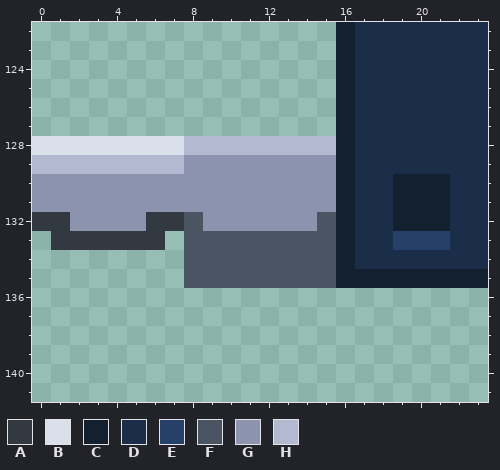
Pixel-art file: assets/tilesheet.aseprite. That is the earlier state.
128x448 pixels, 1 frame. Shown: x 0..23, y 122..141. The commit also changed other parts of the picture, which this record leaves out.
Visible layers, top first: "Layer 1" multiply, "Flattened".
Palette (. is transparent): A #333941  B #dae0ea  C #122030  D #1a2e49  E #264169  F #4a5462  G #8b93af  H #b3b9d1
Pixels before, first column x 0:
122 ................CDDDDDDD
123 ................CDDDDDDD
124 ................CDDDDDDD
125 ................CDDDDDDD
126 ................CDDDDDDD
127 ................CDDDDDDD
128 BBBBBBBBHHHHHHHHCDDDDDDD
129 HHHHHHHHGGGGGGGGCDDDDDDD
130 GGGGGGGGGGGGGGGGCDDCCCDD
131 GGGGGGGGGGGGGGGGCDDCCCDD
132 AAGGGGAAFGGGGGGFCDDCCCDD
133 .AAAAAA.FFFFFFFFCDDEEEDD
134 ........FFFFFFFFCDDDDDDD
135 ........FFFFFFFFCCCCCCCC
After:
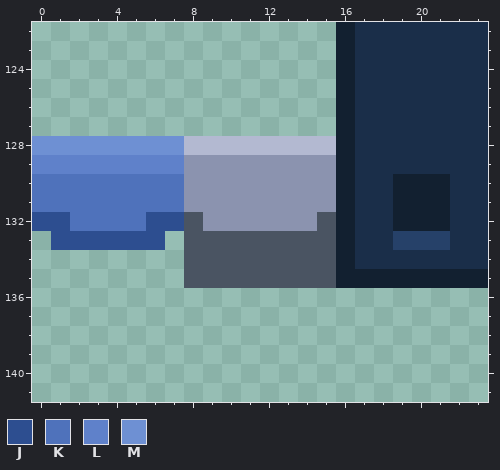
Colours new in this view: J #2d4e90  K #4f72bb  L #5f81ca  M #6e90d3
Edits made:
Layer "Flattened":
The author changed colour A to colour J in row 132 at x 0 to 1 and 6 to 7; in row 133 at x 1 to 6.
The author changed colour G to colour K in rows 130 to 131 at x 0 to 7; in row 132 at x 2 to 5.
The author changed colour H to colour L in row 129 at x 0 to 7.
The author changed colour B to colour M in row 128 at x 0 to 7.
